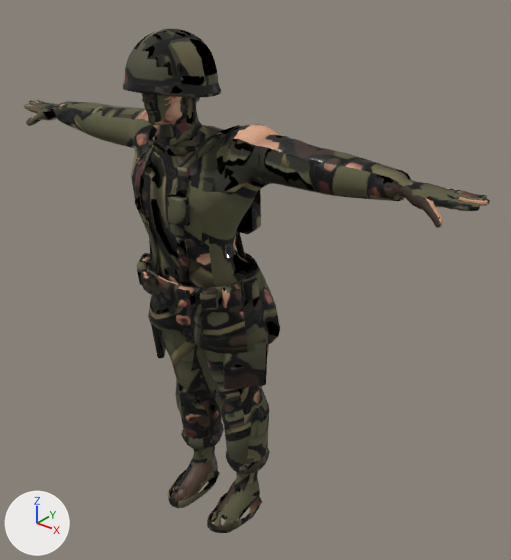
A saved change to the glTF model e63334287a3deaa3/ironveil/assets/hero.glb.
The view is the same before and after, from a 50 mm lens placed at (1.54, -1.68, 2.09), pointed at (0.13, 0.08, 1.0). Arrows for +X, +Y and +Z are at lower left; the lights stay in place. The picture after the commit comes second. Vertices at exactly the same position are counted once.

The first picture shows 'Hero'.
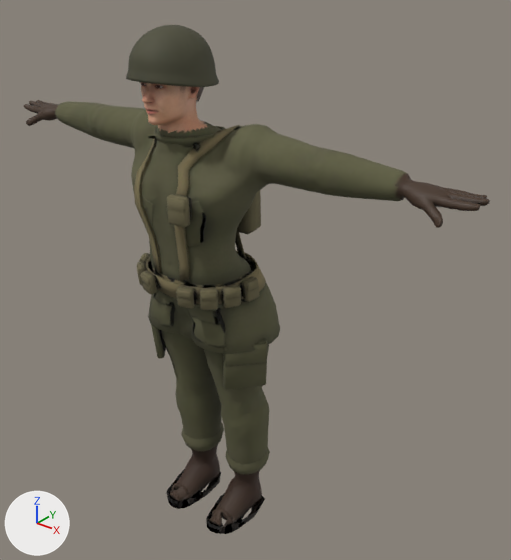
Location of each change, (x1, y1, x2, y2) in pixels of the pictures (511 x 560 px; the box of a moved part takes in the faces that stretch with it):
'Hero', reshaped
    before: (24, 29, 490, 533)
    after: (24, 25, 490, 534)
part 1 of me_hero, moved or reshaped
    before: (123, 29, 269, 533)
    after: (126, 25, 269, 534)
part 2 of me_hero, moved or reshaped
    before: (24, 101, 99, 139)
    after: (24, 101, 97, 138)
part 3 of me_hero, moved or reshaped
    before: (360, 183, 490, 228)
    after: (402, 193, 490, 228)
part 4 of me_hero, surface changed
    both: (24, 32, 490, 533)

Diff of the bpy script that builds the scene:
```diff
--- a/e63334287a3deaa3/ironveil/assets/hero.glb.py
+++ b/e63334287a3deaa3/ironveil/assets/hero.glb.py
@@ me_hero @@
 # used by ob_hero; location = (0.0, 0.0, 0.0)
-me_hero.from_pydata(...)  # 5907 vertices, 11584 faces; spans x -0.95..0.95, y -0.31..0.16, z -0.02..1.86
+me_hero.from_pydata(...)  # 5907 vertices, 11584 faces; spans x -0.95..0.95, y -0.3..0.16, z -0.03..1.87
+# me_hero part 1: 474 vertices moved from x -0.22..0.19, y -0.3..0.09, z -0.02..1.85 to x -0.22..0.2, y -0.29..0.1, z -0.03..1.85; 931 vertices removed from x -0.23..0.26, y -0.31..0.12, z -0.02..1.86; 951 vertices added at x -0.22..0.23, y -0.3..0.12, z -0.03..1.87
+# me_hero part 2: 34 vertices moved within x -0.94..-0.76, y -0.09..0.04, z 1.45..1.5; 17 vertices removed from x -0.93..-0.55, y -0.07..0.04, z 1.44..1.51; 7 vertices added at x -0.93..-0.57, y -0.07..0.04, z 1.45..1.51
+# me_hero part 3: 25 vertices moved within x 0.76..0.95, y -0.09..0.03, z 1.44..1.5; 15 vertices removed from x 0.52..0.92, y -0.07..0.04, z 1.45..1.5; 5 vertices added at x 0.54..0.91, y -0.03..0.04, z 1.45..1.5
+# me_hero part 4: 7244 kept faces spanning x -0.95..0.95, y -0.29..0.16, z 0.0..1.85 get new texture (UV) coordinates
 me_hero.materials.append(mat_heromat)
```
